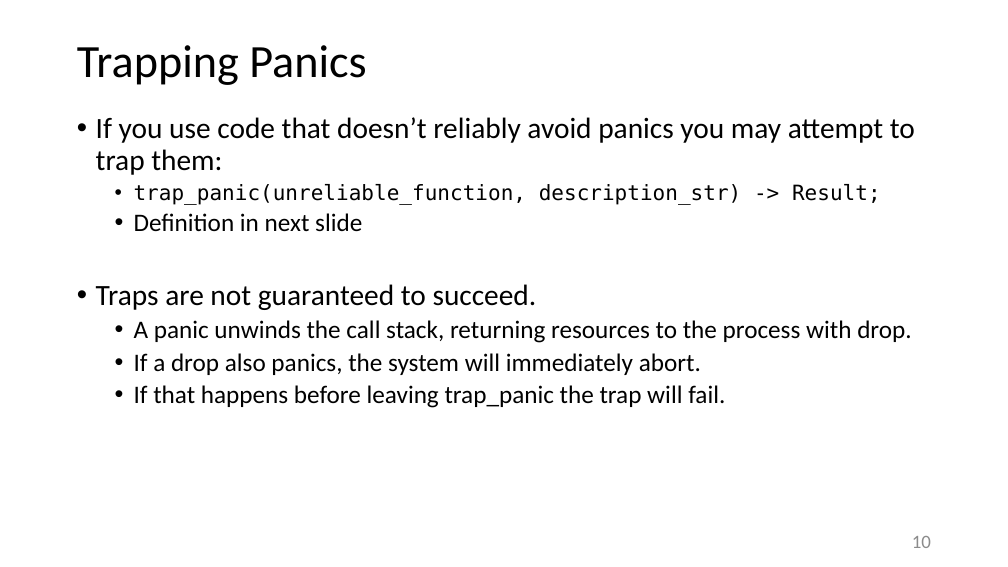
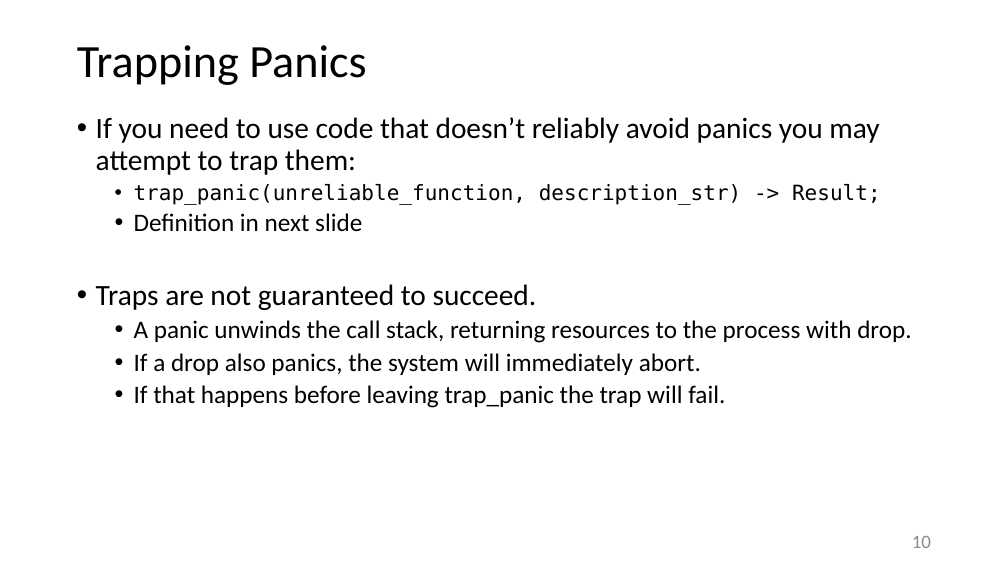
Before and after one commit to JimFawcett/JimFawcett.github.io, a slide deck: slide 10 of Resources/RustErrorHandling.pptx. Drawn at 1008x567 pixels with LibreOffice and Linux fonts; fonts in the diff are those of the drawing. Boxes give left, top, right and bottom in pixels: in the first picture for what was removed or moved away, otherwise in the second. Text is boxed around its words. In the diff, an @@ line names an element or a change of style, - is before the commit and + after.

```diff
--- a/Resources/RustErrorHandling.pptx
+++ b/Resources/RustErrorHandling.pptx
@@ text at (96, 117, 879, 175): text changed @@
-• If you use code that doesn’t reliably avoid panics you may attempt to trap them:
+• If you need to use code that doesn’t reliably avoid panics you may attempt to trap them:
```
Also in this commit, not shown: 5 other slides changed, 1 other file.
